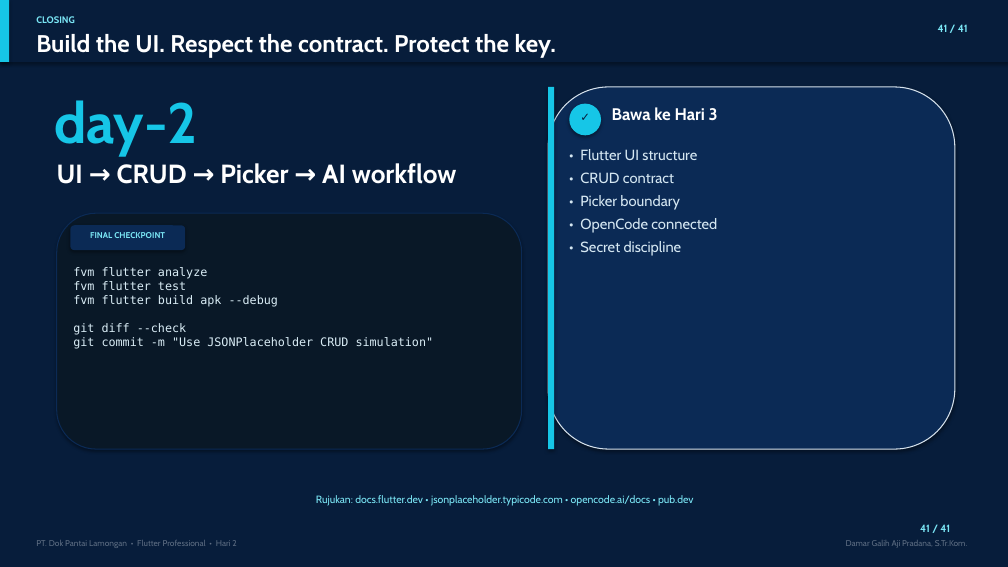
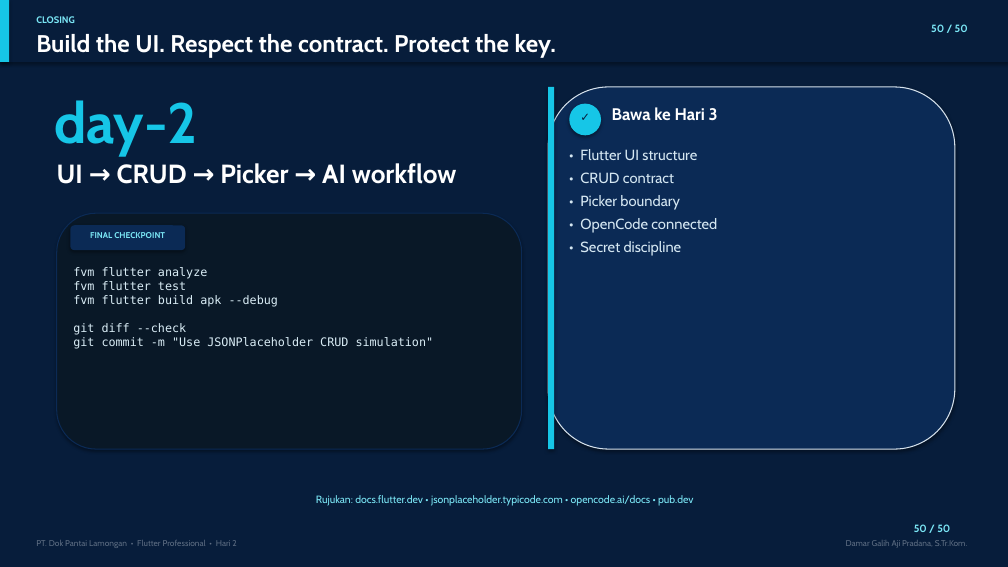
Before and after one commit to D4marp/Inspection-Flutter-DPL, a slide deck: slide 50 of Hari_2_Flutter_Professional.pptx (slide 41 before the commit). Drawn at 1008x567 pixels with LibreOffice and Linux fonts; fonts in the diff are those of the drawing. Boxes give left, top, right and bottom in pixels: in the first picture for what was removed or moved away, otherwise in the second. Text is boxed around its words. In the diff, an @@ line names an element or a change of style, - is before the commit and + after.

```diff
--- a/Hari_2_Flutter_Professional.pptx
+++ b/Hari_2_Flutter_Professional.pptx
@@ text at bbox=[931, 24, 968, 32]: text changed @@
-41 / 41
+50 / 50
@@ text at bbox=[914, 524, 950, 532]: text changed @@
-41 / 41
+50 / 50
```
Also in this commit, not shown: 40 other slides changed, 9 slides added, 5 other files.
